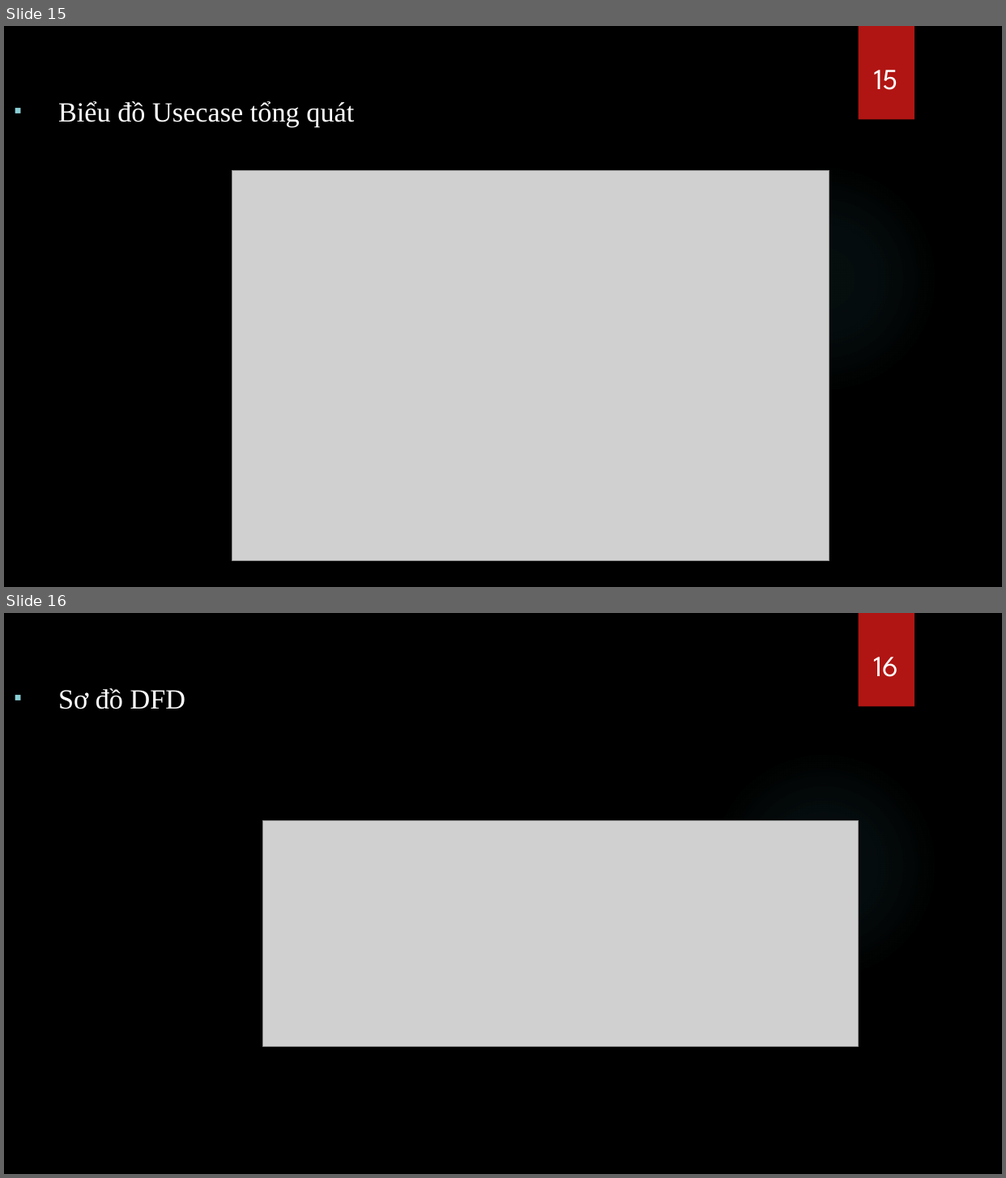
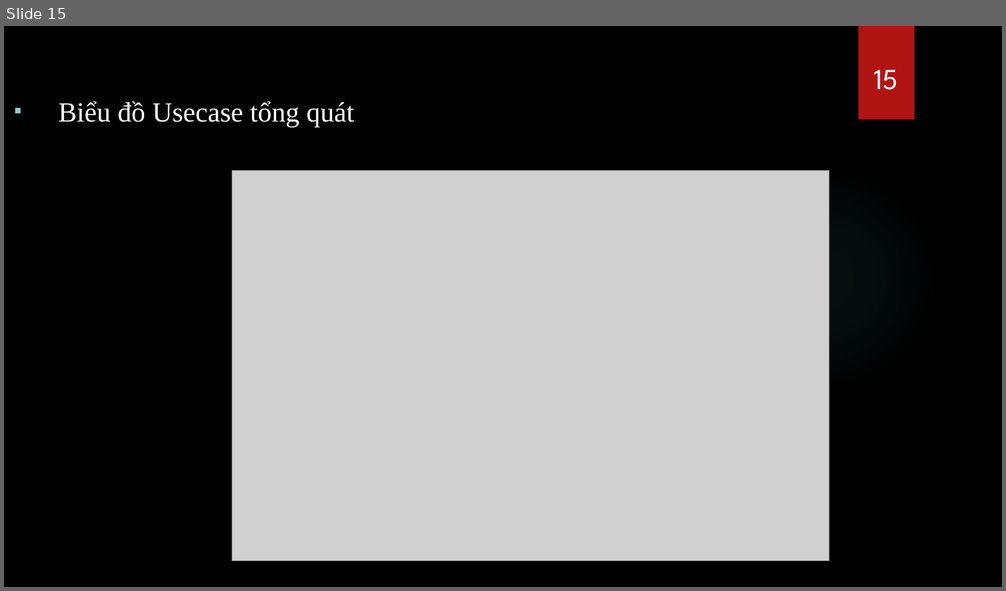
Before and after one commit to NightWing2110/laravel-ececommerce, a slide deck: baocao/TTTN_LƯU QUANG HOÀNG DUY_17CNTT3.pptx. Shown one above the other, each under a label of ours: slides 15 and 16 before the commit, slide 15 after it. The pictures are 1006x1178 and 1006x591 pixels, drawn with LibreOffice and Linux fonts; fonts in the diff are those of the drawing; grey boxes stand for pictures; background and template pictures are left out. Boxes give left, top, right and bottom in pixels: in the first picture for what was removed or moved away, otherwise in the second. Text is boxed around its words. In the diff, an @@ line names an element or a change of style, - is before the commit and + after.

```diff
--- a/baocao/TTTN_LƯU QUANG HOÀNG DUY_17CNTT3.pptx
+++ b/baocao/TTTN_LƯU QUANG HOÀNG DUY_17CNTT3.pptx
@@ slide 16 removed at [4, 613, 1002, 1174], background picture (left out); not listed: 2 template elements that a slide beside it also shows @@
@@ page number removed at [873, 657, 898, 677] @@
-16
@@ text removed at [58, 688, 185, 709] @@
-▪ Sơ đồ DFD
@@ picture removed at [262, 820, 859, 1046] @@
```
Also in this commit, not shown: 1 slide added, 7 other files.
